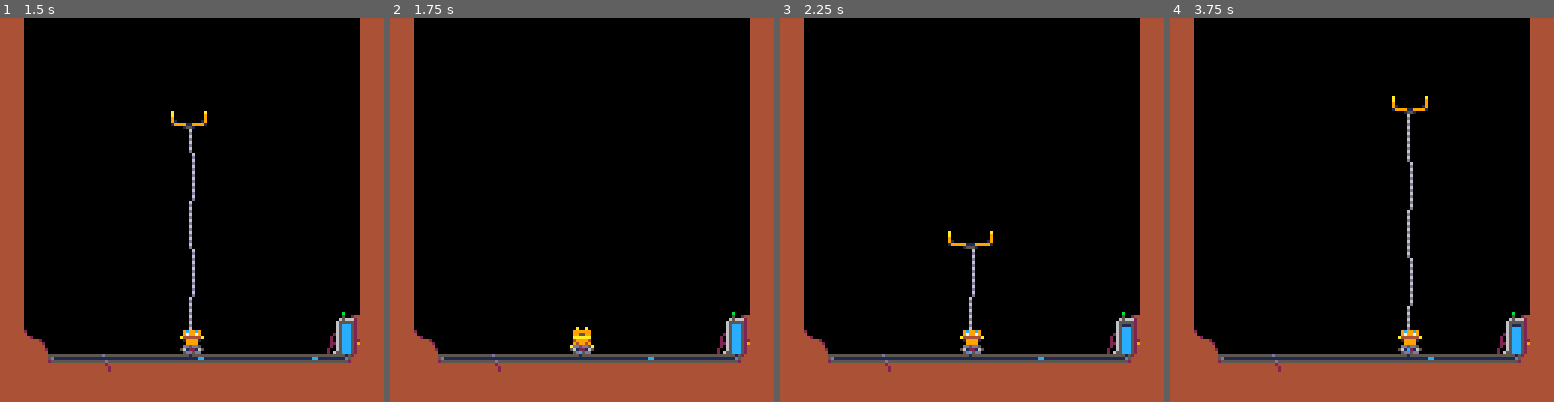
Above: before the commit, frames 1-4 (left to right).
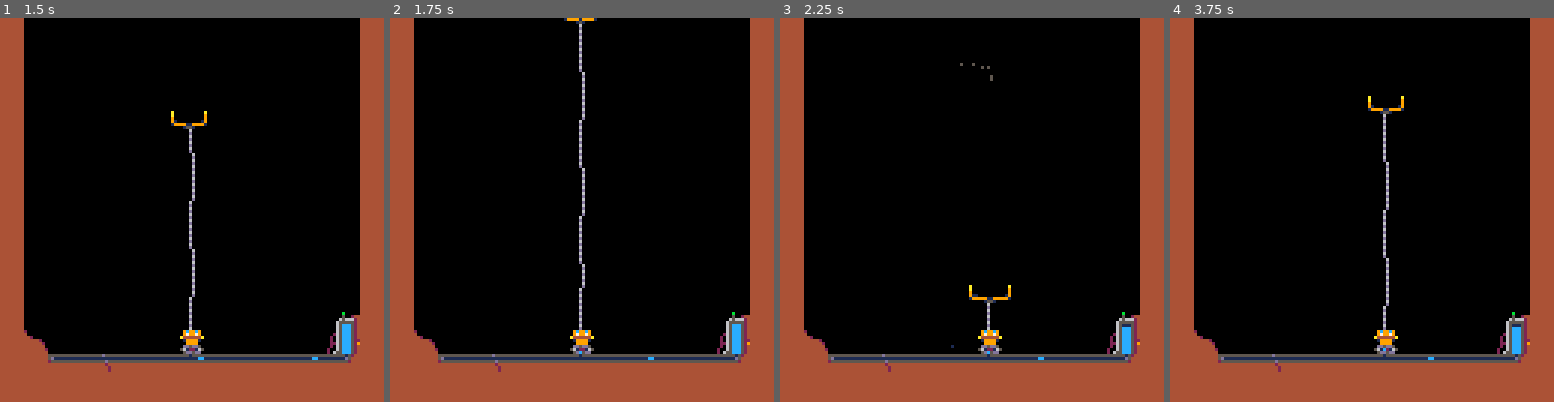
Above: after the commit, the same moments.

Repository: headjump/ld39
Game: PICO-8 cartridge crane.p8
Same seed, same stepped clock (60 frames per second), same inputs: the game is played once before the commit and once after it.
Inputs:
- Up to frame 1 (1.5 s): tap X (X key) at 0.33, 1.07 s; tap O (Z key) at 0.7 s
- Up to frame 2 (1.75 s): hold Right from 1.6 s (still down); tap O (Z key) at 1.7 s
- Up to frame 3 (2.25 s): tap X (X key) at 1.85 s; release Right at 2.1 s; tap O (Z key) at 2.1 s
- Up to frame 4 (3.75 s): hold Right 2.47-3.03 s; tap O (Z key) every 0.4 s from 2.5 to 3.7 s; tap X (X key) at 2.97 s; hold Left 3.08-3.58 s

Frame 1 is identical in both runs. In frame 2, 0.9% of the frame differs, in the area x 45-54%, y 0-86%; in frame 3, 1.2%; in frame 4, 1.8%, in the area x 51-68%, y 20-89%.

Commit message:
fix claw-destruction height and particles

Diff:
--- a/crane.p8
+++ b/crane.p8
@@ -87,9 +87,18 @@
    e.lifetime+=timed(1)
 
    -- destroy self!
-   if(e.y<=0)then
+   if(e.y<=-6)then
     ngn_rem(e)
     st.claw=nil
+    for i=0,5 do
+     ngn_part(
+      e.x+rnd(16),e.y+8,-- x,y
+      rnd(2)-1,rnd(1)+1,-- sx,sy
+      1.2,14,-- grav,lifetime
+      {2,1,1},-- sizes
+      {cond(rnd(1)<.5,13,9),9,5},-- cols
+      .9) -- acc (default=1)
+     end
    end
   end,
   drw=function(e)
@@ -115,12 +124,12 @@
   upd=function(e,st)
    --if(rnd(1)<.2)then ngn_add(ent_energy_fillup(e,11,7)) end
 
-   -- alive:
-   if((not st.claw) and (btnp(4) or btnp(5)))then
-    st.claw=ngn_add(ent_claw(e))
-   end
    local slowdown=function() e.spd*=timed_fac(.85) end
    if(not st.claw and not e.dead)then
+    -- launch claw
+    if((btnp(4) or btnp(5)))then
+     st.claw=ngn_add(ent_claw(e))
+    end
     -- set dir, driving
     if(btnp(0))then e.dir = -1 end
     if(btnp(1))then e.dir = 1 end
